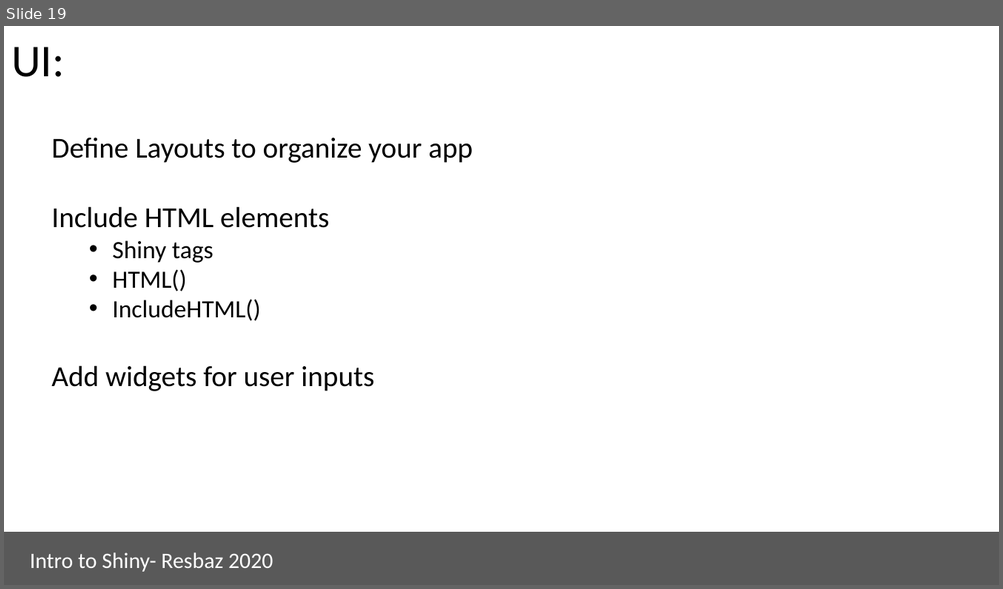
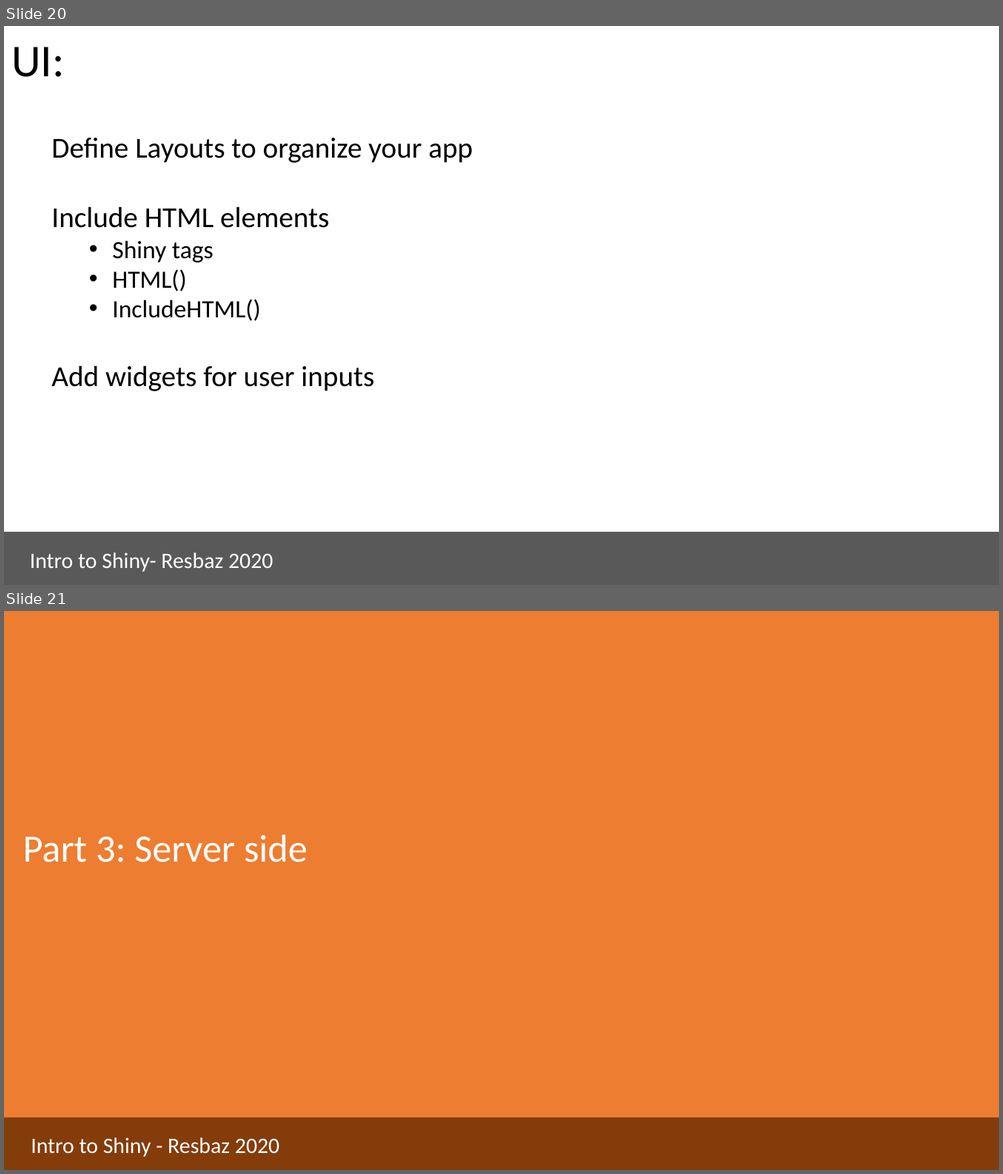
Before and after one commit to aponsero/Shiny_app_workshop_2020, a slide deck: Presentation/Presentation_slides.pptx. Shown one above the other, each under a label of ours: slide 19 before the commit, slides 20 and 21 after it. The pictures are 1003x589 and 1003x1174 pixels, drawn with LibreOffice and Linux fonts; fonts in the diff are those of the drawing. Boxes give left, top, right and bottom in pixels: in the first picture for what was removed or moved away, otherwise in the second. Text is boxed around its words. In the diff, an @@ line names an element or a change of style, - is before the commit and + after.

```diff
--- a/Presentation/Presentation_slides.pptx
+++ b/Presentation/Presentation_slides.pptx
@@ slide 21 added at [4, 611, 999, 1170], background #FFFFFF @@
@@ rectangle added at [4, 611, 999, 1170], fill #ED7D31 @@
@@ text added at [23, 834, 307, 863], 37.3 pt, text #FFFFFF @@
+Part 3: Server side
@@ rectangle added at [4, 1118, 999, 1170], fill #843C0B @@
@@ text added at [31, 1138, 279, 1157], 21.3 pt, text #FFFFFF @@
+Intro to Shiny - Resbaz 2020
@@ what was slide 19 is now slide 20 @@
```
Also in this commit, not shown: 19 other slides added, 1 other file.
